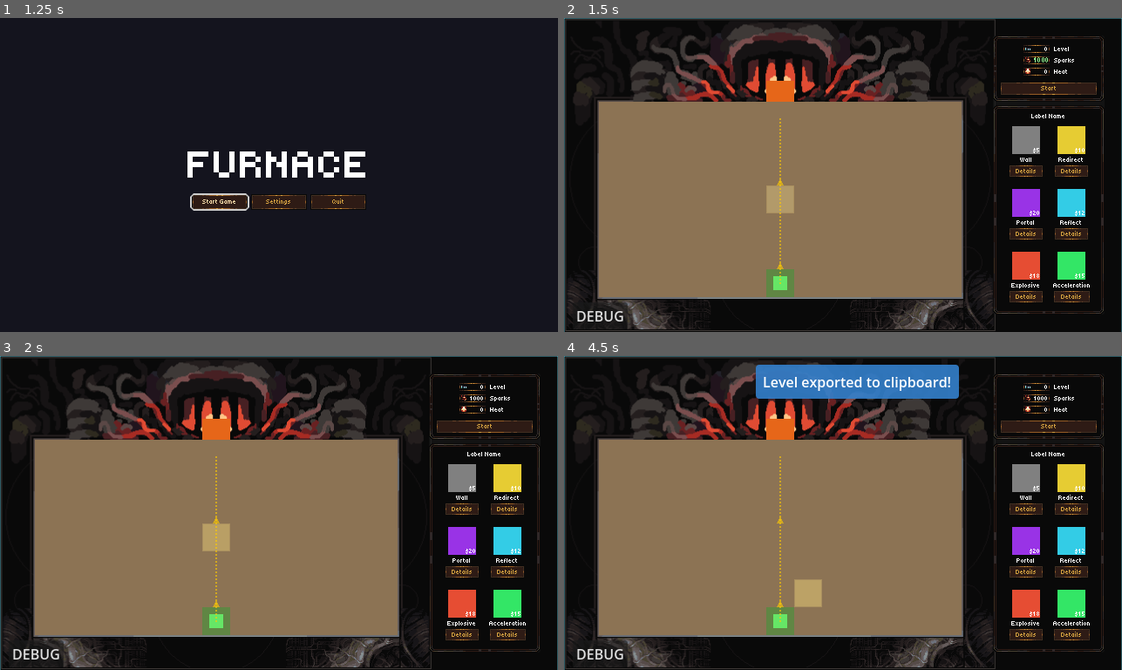
Above: before the commit, frames 1-4 (two rows, left to right).
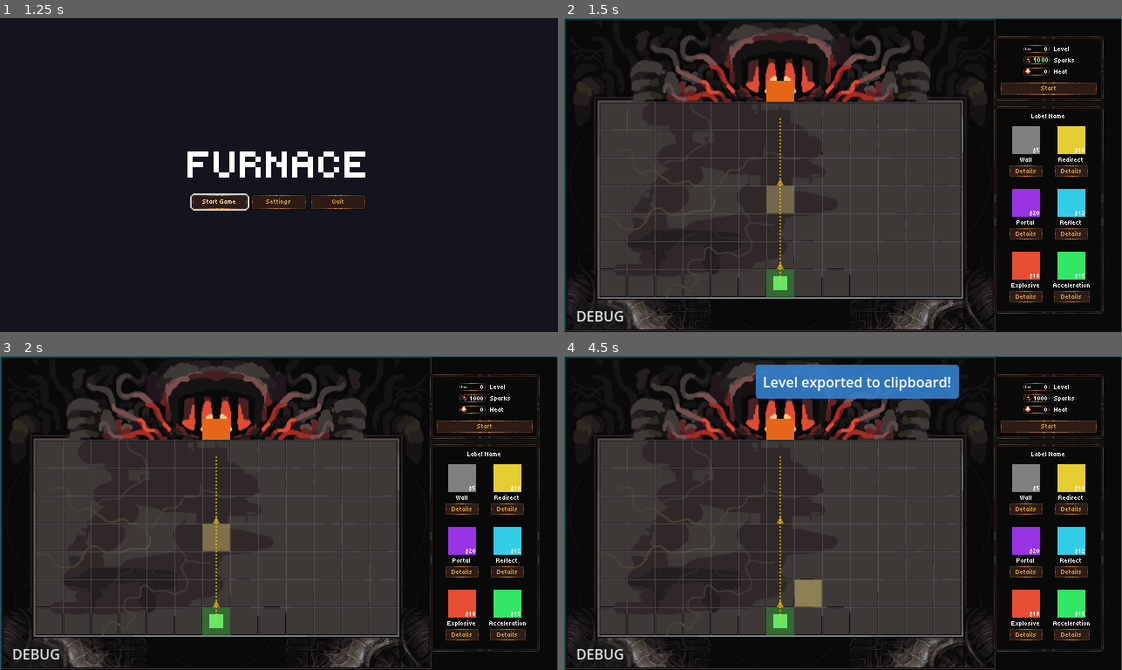
Above: after the commit, the same moments.

Repository: Arcane-Laboratory/Furnace
Game: Godot game, scene res://scenes/ui/title_screen.tscn
Two runs of this game, one before a commit and one after it. Both use one fixed random seed, a clock stepped at 60 frames per second and the inputs below. Sound files missing from this copy of the repository are replaced by a short silence.
Inputs (mouse positions are in pixels of both pictures, inside the frame that each line leads up to):
- Up to frame 1 (1.25 s): tap Enter at 0.5 s; move the mouse to (401, 159) at 0.52 s; tap P at 0.6 s; click (401, 159) at 0.67 s
- Up to frame 2 (1.5 s): click "Start Game" at 1.25 s
- Up to frame 3 (2 s): no input
- Up to frame 4 (4.5 s): click "DEBUG" at 2 s; click "Export Level" at 2.75 s; click (843, 528) at 3.52 s; type "Alex" at 3.6 s; click "Export" at 4.25 s

Frame 1 is identical in both runs. In frame 2, 40% of the frame differs, in the area x 6-72%, y 26-89%; in frame 3, 40%; in frame 4, 40%.

Commit message:
Add debug UI, fix rendering order, and hide floor tiles
- Create DebugModal and LevelExportDialog classes for debug mode
- Set z_index for proper rendering order: background(-3) < tiles(-2) < runes(-1) < enemies(0) < health bars(2)
- Hide beige floor tile visuals (background sprite has integrated floor)
- Update level 2 resource file

Diff:
--- a/godot/resources/levels/level_2.tres
+++ b/godot/resources/levels/level_2.tres
@@ -1,26 +1,17 @@
-[gd_resource type="Resource" script_class="LevelData" load_steps=3 format=3 uid="uid://ul93g6n8spm9"]
+[gd_resource type="Resource" script_class="LevelData" load_steps=4 format=3 uid="uid://uma3g6n8spna"]
 
 [ext_resource type="Script" uid="uid://bbkvpakf3hhjq" path="res://scripts/resources/level_data.gd" id="1"]
 [ext_resource type="Script" uid="uid://oi70e4rojnys" path="res://scripts/resources/enemy_wave_entry.gd" id="2"]
 
 [sub_resource type="Resource" id="Resource_wave1"]
 script = ExtResource("2")
-enemy_type = 0
-spawn_point = 0
-delay = 0.0
 metadata/_custom_type_script = "uid://oi70e4rojnys"
 
 [resource]
 script = ExtResource("1")
 level_number = 2
 level_name = "Level 2 Test"
-starting_resources = 100
+preset_walls = Array[Vector2i]([Vector2i(0, 4), Vector2i(1, 4), Vector2i(2, 1), Vector2i(2, 4), Vector2i(3, 4), Vector2i(4, 2), Vector2i(4, 4), Vector2i(9, 2), Vector2i(9, 4), Vector2i(10, 4), Vector2i(11, 4), Vector2i(12, 4)])
 spawn_points = Array[Vector2i]([Vector2i(6, 6), Vector2i(12, 6)])
-furnace_position = Vector2i(6, 0)
-terrain_blocked = Array[Vector2i]([])
-preset_walls = Array[Vector2i]([Vector2i(0, 4), Vector2i(1, 4), Vector2i(2, 1), Vector2i(2, 4), Vector2i(3, 4), Vector2i(4, 2), Vector2i(4, 4), Vector2i(9, 2), Vector2i(9, 4), Vector2i(10, 4), Vector2i(11, 4), Vector2i(12, 4)])
-preset_runes = Array[Dictionary]([])
 enemy_waves = Array[ExtResource("2")]([SubResource("Resource_wave1")])
-allowed_runes = Array[int]([])
 hint_text = "Hello world"
-par_time_seconds = 60.0
--- a/godot/scenes/entities/enemies/basic_enemy.tscn
+++ b/godot/scenes/entities/enemies/basic_enemy.tscn
@@ -10,6 +10,7 @@
 radius = 12.0
 
 [node name="BasicEnemy" type="CharacterBody2D"]
+z_index = 0
 collision_layer = 1
 collision_mask = 0
 script = ExtResource("1_basic_enemy")
--- a/godot/scenes/entities/runes/acceleration_rune.tscn
+++ b/godot/scenes/entities/runes/acceleration_rune.tscn
@@ -3,6 +3,7 @@
 [ext_resource type="Script" path="res://scripts/entities/runes/acceleration_rune.gd" id="1_accel"]
 
 [node name="AccelerationRune" type="Node2D"]
+z_index = -1
 script = ExtResource("1_accel")
 
 [node name="Sprite2D" type="Sprite2D" parent="."]
--- a/godot/scenes/entities/runes/explosive_rune.tscn
+++ b/godot/scenes/entities/runes/explosive_rune.tscn
@@ -3,6 +3,7 @@
 [ext_resource type="Script" uid="uid://cexplosive_script" path="res://scripts/entities/runes/explosive_rune.gd" id="1_explosive"]
 
 [node name="ExplosiveRune" type="Node2D"]
+z_index = -1
 script = ExtResource("1_explosive")
 
 [node name="Sprite2D" type="Sprite2D" parent="."]
--- a/godot/scenes/entities/runes/portal_entrance.tscn
+++ b/godot/scenes/entities/runes/portal_entrance.tscn
@@ -3,6 +3,7 @@
 [ext_resource type="Script" uid="uid://cportal_script" path="res://scripts/entities/runes/portal_rune.gd" id="1_portal"]
 
 [node name="PortalEntrance" type="Node2D"]
+z_index = -1
 script = ExtResource("1_portal")
 is_entrance = true
 
--- a/godot/scenes/entities/runes/portal_exit.tscn
+++ b/godot/scenes/entities/runes/portal_exit.tscn
@@ -3,6 +3,7 @@
 [ext_resource type="Script" uid="uid://cportal_script" path="res://scripts/entities/runes/portal_rune.gd" id="1_portal"]
 
 [node name="PortalExit" type="Node2D"]
+z_index = -1
 script = ExtResource("1_portal")
 is_entrance = false
 
--- a/godot/scenes/entities/runes/redirect_rune.tscn
+++ b/godot/scenes/entities/runes/redirect_rune.tscn
@@ -3,6 +3,7 @@
 [ext_resource type="Script" uid="uid://b2hcpsduchra0" path="res://scripts/entities/runes/redirect_rune.gd" id="1_redirect"]
 
 [node name="RedirectRune" type="Node2D"]
+z_index = -1
 script = ExtResource("1_redirect")
 
 [node name="Sprite2D" type="Sprite2D" parent="."]
--- a/godot/scenes/entities/runes/reflect_rune.tscn
+++ b/godot/scenes/entities/runes/reflect_rune.tscn
@@ -3,6 +3,7 @@
 [ext_resource type="Script" uid="uid://creflect_script" path="res://scripts/entities/runes/reflect_rune.gd" id="1_reflect"]
 
 [node name="ReflectRune" type="Node2D"]
+z_index = -1
 script = ExtResource("1_reflect")
 
 [node name="Sprite2D" type="Sprite2D" parent="."]
--- a/godot/scenes/game/game_scene.tscn
+++ b/godot/scenes/game/game_scene.tscn
@@ -1,19 +1,21 @@
 [gd_scene load_steps=5 format=3 uid="uid://b06ob7kxsjkag"]
 
-[ext_resource type="Script" path="res://scripts/game/game_scene.gd" id="1_game"]
+[ext_resource type="Script" uid="uid://bvxxnk05lkk4q" path="res://scripts/game/game_scene.gd" id="1_game"]
 [ext_resource type="PackedScene" uid="uid://t3stfxka0jty" path="res://scenes/ui/pause_menu.tscn" id="2_pause"]
 [ext_resource type="PackedScene" uid="uid://b3jhhs6h1vujk" path="res://scenes/ui/game_menu.tscn" id="2_ydf3n"]
-[ext_resource type="Script" path="res://scripts/game/path_preview.gd" id="3_path_preview"]
+[ext_resource type="Script" uid="uid://bkx4rum0dc8ux" path="res://scripts/game/path_preview.gd" id="3_path_preview"]
 
 [node name="GameScene" type="Node2D"]
 script = ExtResource("1_game")
 
 [node name="BaseBackground" type="ColorRect" parent="."]
+z_index = -3
 offset_right = 640.0
 offset_bottom = 360.0
 color = Color(0.12, 0.12, 0.14, 1)
 
 [node name="Background" type="Sprite2D" parent="."]
+z_index = -3
 texture_filter = 1
 position = Vector2(320, 180)
 
--- a/godot/scenes/tiles/base_tile.tscn
+++ b/godot/scenes/tiles/base_tile.tscn
@@ -1,8 +1,10 @@
 [gd_scene load_steps=1 format=3 uid="uid://base_tile"]
 
 [node name="BaseTile" type="Node2D"]
+z_index = -2
 
 [node name="TerrainVisual" type="ColorRect" parent="."]
+visible = false
 offset_right = 32.0
 offset_bottom = 32.0
 color = Color(0.55, 0.45, 0.33, 1)
--- a/godot/scenes/tiles/terrain_open.tscn
+++ b/godot/scenes/tiles/terrain_open.tscn
@@ -3,9 +3,11 @@
 [ext_resource type="Script" path="res://scripts/tiles/terrain_open.gd" id="1_open"]
 
 [node name="TerrainOpen" type="Node2D"]
+z_index = -2
 script = ExtResource("1_open")
 
 [node name="TerrainVisual" type="ColorRect" parent="."]
+visible = false
 offset_right = 32.0
 offset_bottom = 32.0
 color = Color(0.55, 0.45, 0.33, 1)
--- a/godot/scenes/tiles/terrain_rock.tscn
+++ b/godot/scenes/tiles/terrain_rock.tscn
@@ -3,9 +3,11 @@
 [ext_resource type="Script" path="res://scripts/tiles/terrain_rock.gd" id="1_rock"]
 
 [node name="TerrainRock" type="Node2D"]
+z_index = -2
 script = ExtResource("1_rock")
 
 [node name="TerrainVisual" type="ColorRect" parent="."]
+visible = false
 offset_right = 32.0
 offset_bottom = 32.0
 color = Color(0.29, 0.29, 0.29, 1)
--- a/godot/scenes/ui/enemy_health_bar.tscn
+++ b/godot/scenes/ui/enemy_health_bar.tscn
@@ -5,4 +5,5 @@
 [node name="EnemyHealthBar" type="Control"]
 custom_minimum_size = Vector2(24, 4)
 size = Vector2(24, 4)
+z_index = 2
 script = ExtResource("1_health_bar")
--- a/godot/scripts/ui/debug_modal.gd
+++ b/godot/scripts/ui/debug_modal.gd
@@ -1,190 +1,88 @@
 extends Control
 class_name DebugModal
-## Debug modal with various debug options
+## Debug modal dialog for debug mode features
 
 
 signal export_level_requested
 signal go_to_level_requested(level_number: int)
 signal place_spawn_point_requested
 signal place_furnace_requested
-signal closed
 
-
-## References
-@onready var panel: PanelContainer = %Panel
-@onready var main_menu: VBoxContainer = %MainMenu
-@onready var level_submenu: VBoxContainer = %LevelSubmenu
-@onready var export_button: Button = %ExportButton
-@onready var go_to_level_button: Button = %GoToLevelButton
-@onready var place_spawn_button: Button = %PlaceSpawnButton
-@onready var place_furnace_button: Button = %PlaceFurnaceButton
-@onready var back_button: Button = %BackButton
-@onready var level_list: VBoxContainer = %LevelList
+@onready var panel: PanelContainer = $Panel
+@onready var main_menu: VBoxContainer = $Panel/MarginContainer/VBoxContainer/MainMenu
+@onready var level_submenu: VBoxContainer = $Panel/MarginContainer/VBoxContainer/LevelSubmenu
+@onready var level_list: VBoxContainer = $Panel/MarginContainer/VBoxContainer/LevelSubmenu/ScrollContainer/LevelList
+@onready var export_button: Button = $Panel/MarginContainer/VBoxContainer/MainMenu/ExportButton
+@onready var go_to_level_button: Button = $Panel/MarginContainer/VBoxContainer/MainMenu/GoToLevelButton
+@onready var place_spawn_button: Button = $Panel/MarginContainer/VBoxContainer/MainMenu/PlaceSpawnButton
+@onready var place_furnace_button: Button = $Panel/MarginContainer/VBoxContainer/MainMenu/PlaceFurnaceButton
+@onready var back_button: Button = $Panel/MarginContainer/VBoxContainer/LevelSubmenu/BackButton
 
 
 func _ready() -> void:
-	visible = false
+	hide()
 
-	# Connect main menu buttons
-	if export_button:
-		export_button.pressed.connect(_on_export_pressed)
-	if go_to_level_button:
-		go_to_level_button.pressed.connect(_on_go_to_level_pressed)
-	if place_spawn_button:
-		place_spawn_button.pressed.connect(_on_place_spawn_pressed)
-	if place_furnace_button:
-		place_furnace_button.pressed.connect(_on_place_furnace_pressed)
-	if back_button:
-		back_button.pressed.connect(_on_back_pressed)
+	# Connect button signals
+	export_button.pressed.connect(_on_export_pressed)
+	go_to_level_button.pressed.connect(_on_go_to_level_pressed)
+	place_spawn_button.pressed.connect(_on_place_spawn_pressed)
+	place_furnace_button.pressed.connect(_on_place_furnace_pressed)
+	back_button.pressed.connect(_on_back_pressed)
 
-	# Don't populate here - wait until modal is shown (resources may not be ready yet)
-	# _populate_level_list() is called in show_modal()
-
-	# Start with main menu visible
-	_show_main_menu()
+	# Populate level list
+	_populate_level_list()
 
 
-## Show the modal
 func show_modal() -> void:
-	# Refresh level list every time modal is shown (in case files changed)
-	_populate_level_list()
-	_show_main_menu()
-	visible = true
+	show()
+	main_menu.visible = true
+	level_submenu.visible = false
+	export_button.grab_focus()
 
 
-## Hide the modal
 func hide_modal() -> void:
-	visible = false
-	closed.emit()
+	hide()
 
 
-## Show main menu, hide submenu
-func _show_main_menu() -> void:
-	if main_menu:
-		main_menu.visible = true
-	if level_submenu:
-		level_submenu.visible = false
+func _populate_level_list() -> void:
+	# Clear existing buttons
+	for child in level_list.get_children():
+		child.queue_free()
+
+	# Create buttons for levels 0-10
+	for i in range(11):
+		var button := Button.new()
+		button.text = "Level %d" % i
+		button.custom_minimum_size = Vector2(150, 24)
+		button.pressed.connect(func(): _on_level_selected(i))
+		level_list.add_child(button)
 
 
-## Show level submenu, hide main menu
-func _show_level_submenu() -> void:
-	if main_menu:
-		main_menu.visible = false
-	if level_submenu:
-		level_submenu.visible = true
-
-
-## Populate the level list with available levels
-func _populate_level_list() -> void:
-	if not level_list:
-		return
-
-	# Clear existing entries immediately (not queue_free which defers)
-	for child in level_list.get_children():
-		child.free()
-
-	# Get all level files
-	var level_dir := "res://resources/levels/"
-	var dir := DirAccess.open(level_dir)
-	if not dir:
-		push_warning("DebugModal: Could not open levels directory")
-		return
-
-	var level_files: Array[String] = []
-	dir.list_dir_begin()
-	var file_name := dir.get_next()
-	while file_name != "":
-		print("DebugModal: Found file: %s" % file_name)
-		if file_name.ends_with(".tres") and file_name.begins_with("level_"):
-			level_files.append(file_name)
-		file_name = dir.get_next()
-	dir.list_dir_end()
-
-	print("DebugModal: Level files to process: %s" % str(level_files))
-
-	# Sort level files
-	level_files.sort()
-
-	# Create buttons for each level
-	for file in level_files:
-		var level_path := level_dir + file
-		var level_data := load(level_path) as LevelData
-		if not level_data:
-			push_warning("DebugModal: Failed to load level from %s" % level_path)
-			continue
-
-		var btn := Button.new()
-		btn.text = "Level %d: %s" % [level_data.level_number, level_data.level_name]
-		btn.pressed.connect(_on_level_selected.bind(level_data.level_number))
-		level_list.add_child(btn)
-
-	print("DebugModal: Found %d valid levels" % level_list.get_child_count())
-
-
-## Handle export button pressed
 func _on_export_pressed() -> void:
 	export_level_requested.emit()
 	hide_modal()
 
 
-## Handle go to level button pressed
 func _on_go_to_level_pressed() -> void:
-	_show_level_submenu()
+	main_menu.visible = false
+	level_submenu.visible = true
 
 
-## Handle place spawn point button pressed
 func _on_place_spawn_pressed() -> void:
 	place_spawn_point_requested.emit()
 	hide_modal()
 
 
-## Handle place furnace button pressed
 func _on_place_furnace_pressed() -> void:
 	place_furnace_requested.emit()
 	hide_modal()
 
 
-## Handle back button pressed
 func _on_back_pressed() -> void:
-	_show_main_menu()
+	main_menu.visible = true
+	level_submenu.visible = false
 
 
-## Handle level selected from list
 func _on_level_selected(level_number: int) -> void:
 	go_to_level_requested.emit(level_number)
 	hide_modal()
-
-
-## Handle input for closing modal
-func _input(event: InputEvent) -> void:
-	if not visible:
-		return
-
-	# Close on escape
-	if event.is_action_pressed("ui_cancel"):
-		hide_modal()
-		get_viewport().set_input_as_handled()
-
-
-## Handle GUI input for click outside
-func _gui_input(event: InputEvent) -> void:
-	if not visible:
-		return
-
-	# Close on click outside panel
-	if event is InputEventMouseButton and event.pressed:
-		var mouse_event := event as InputEventMouseButton
-		if mouse_event.button_index == MOUSE_BUTTON_LEFT:
-			# Check if click is outside the panel
-			if panel and not _is_point_in_panel(mouse_event.position):
-				hide_modal()
-				accept_event()
-
-
-## Check if a point is inside the panel
-func _is_point_in_panel(point: Vector2) -> bool:
-	if not panel:
-		return false
-
-	var panel_rect := Rect2(panel.global_position, panel.size)
-	return panel_rect.has_point(point)
--- a/godot/scripts/ui/level_export_dialog.gd
+++ b/godot/scripts/ui/level_export_dialog.gd
@@ -1,133 +1,83 @@
 extends PanelContainer
 class_name LevelExportDialog
-## Dialog for exporting current level to a .tres file
-## Saves directly to res://resources/levels/level_N.tres and also copies to clipboard
+## Dialog for exporting level data to clipboard
 
 
 signal export_completed(success: bool)
 signal cancelled
 
-
-## UI references
-@onready var level_name_input: LineEdit = %LevelNameInput
-@onready var level_number_input: SpinBox = %LevelNumberInput
-@onready var starting_resources_input: SpinBox = %StartingResourcesInput
-@onready var hint_text_input: TextEdit = %HintTextInput
-@onready var export_button: Button = %ExportButton
-@onready var cancel_button: Button = %CancelButton
-
-## Additional spawn points from debug placement
-var additional_spawn_points: Array[Vector2i] = []
-
-## Override furnace position from debug placement
-var override_furnace_position: Vector2i = Vector2i(-1, -1)
+@onready var level_name_input: LineEdit = $MarginContainer/VBoxContainer/LevelNameRow/LevelNameInput
+@onready var level_number_input: SpinBox = $MarginContainer/VBoxContainer/LevelNumberRow/LevelNumberInput
+@onready var starting_resources_input: SpinBox = $MarginContainer/VBoxContainer/ResourcesRow/StartingResourcesInput
+@onready var hint_text_input: TextEdit = $MarginContainer/VBoxContainer/HintTextInput
+@onready var export_button: Button = $MarginContainer/VBoxContainer/ButtonRow/ExportButton
+@onready var cancel_button: Button = $MarginContainer/VBoxContainer/ButtonRow/CancelButton
 
 
 func _ready() -> void:
-	visible = false
+	hide()
 
-	# Connect buttons
-	if export_button:
-		export_button.pressed.connect(_on_export_pressed)
-	if cancel_button:
-		cancel_button.pressed.connect(_on_cancel_pressed)
-
-	# Set default values
-	_set_defaults()
+	# Connect button signals
+	export_button.pressed.connect(_on_export_pressed)
+	cancel_button.pressed.connect(_on_cancel_pressed)
 
 
-## Set default values for the inputs
-func _set_defaults() -> void:
-	if level_name_input:
-		level_name_input.text = "New Level"
-	if level_number_input:
-		level_number_input.value = 2
-	if starting_resources_input:
-		starting_resources_input.value = 100
-	if hint_text_input:
-		hint_text_input.text = ""
+## Store spawn points and furnace position for export
+var export_spawn_points: Array[Vector2i] = []
+var export_furnace_position: Vector2i = Vector2i(-1, -1)
+
+func show_dialog(spawn_points: Array[Vector2i], furnace_position: Vector2i) -> void:
+	export_spawn_points = spawn_points
+	export_furnace_position = furnace_position
+	show()
+	level_name_input.grab_focus()
 
 
-## Show the dialog with optional debug placement data
-func show_dialog(spawn_points: Array[Vector2i] = [], furnace_pos: Vector2i = Vector2i(-1, -1)) -> void:
-	additional_spawn_points = spawn_points
-	override_furnace_position = furnace_pos
-
-	_set_defaults()
-	visible = true
-
-	# Focus the level name input
-	if level_name_input:
-		level_name_input.grab_focus()
-		level_name_input.select_all()
+func hide_dialog() -> void:
+	hide()
 
 
-## Hide the dialog
-func hide_dialog() -> void:
-	visible = false
+func _on_export_pressed() -> void:
+	var level_name := level_name_input.text.strip_edges()
+	if level_name.is_empty():
+		level_name = "New Level"
+
+	var level_number := int(level_number_input.value)
+	var starting_resources := int(starting_resources_input.value)
+	var hint_text := hint_text_input.text.strip_edges()
+
+	# Generate level data JSON
+	var level_data := _generate_level_data(level_name, level_number, starting_resources, hint_text)
+
+	# Copy to clipboard
+	DisplayServer.clipboard_set(level_data)
+
+	export_completed.emit(true)
+	hide_dialog()
 
 
-## Handle export button pressed
-func _on_export_pressed() -> void:
-	var level_name := level_name_input.text if level_name_input else "New Level"
-	var level_number := int(level_number_input.value) if level_number_input else 2
-	var starting_resources := int(starting_resources_input.value) if starting_resources_input else 100
-	var hint_text := hint_text_input.text if hint_text_input else ""
-
-	# Generate the .tres content with debug placement data
-	var content := LevelExporter.export_current_level(
-		level_name,
-		level_number,
-		starting_resources,
-		hint_text,
-		additional_spawn_points,
-		override_furnace_position
-	)
-
-	# Save directly to the levels folder
-	var file_path := "res://resources/levels/level_%d.tres" % level_number
-	var save_success := _save_to_file(file_path, content)
-
-	# Also copy to clipboard as backup
-	LevelExporter.copy_to_clipboard(content)
-
-	if save_success:
-		print("LevelExportDialog: Level saved to %s" % file_path)
-	else:
-		print("LevelExportDialog: Failed to save file, content copied to clipboard instead")
-
-	if not additional_spawn_points.is_empty():
-		print("  - Includes %d additional spawn points" % additional_spawn_points.size())
-	if override_furnace_position != Vector2i(-1, -1):
-		print("  - Custom furnace position: %s" % override_furnace_position)
-
+func _on_cancel_pressed() -> void:
+	cancelled.emit()
 	hide_dialog()
-	export_completed.emit(save_success)
 
 
-## Save content to a file
-func _save_to_file(path: String, content: String) -> bool:
-	var file := FileAccess.open(path, FileAccess.WRITE)
-	if not file:
-		push_error("LevelExportDialog: Could not open file for writing: %s (Error: %d)" % [path, FileAccess.get_open_error()])
-		return false
+func _generate_level_data(level_name: String, level_number: int, starting_resources: int, hint_text: String) -> String:
+	# Build level data structure
+	var data := {
+		"level_number": level_number,
+		"level_name": level_name,
+		"starting_resources": starting_resources,
+		"spawn_points": export_spawn_points,
+		"furnace_position": export_furnace_position,
+		"terrain_blocked": [],
+		"preset_walls": [],
+		"preset_runes": [],
+		"enemy_waves": [],
+		"allowed_runes": [],
+		"hint_text": hint_text,
+		"par_time_seconds": 60.0
+	}
 
-	file.store_string(content)
-	file.close()
-	return true
-
-
-## Handle cancel button pressed
-func _on_cancel_pressed() -> void:
-	hide_dialog()
-	cancelled.emit()
-
-
-## Handle input for closing with escape
-func _input(event: InputEvent) -> void:
-	if not visible:
-		return
-
-	if event.is_action_pressed("ui_cancel"):
-		_on_cancel_pressed()
-		get_viewport().set_input_as_handled()
+	# Convert to JSON
+	var json_string := JSON.stringify(data, "\t")
+	return json_string
